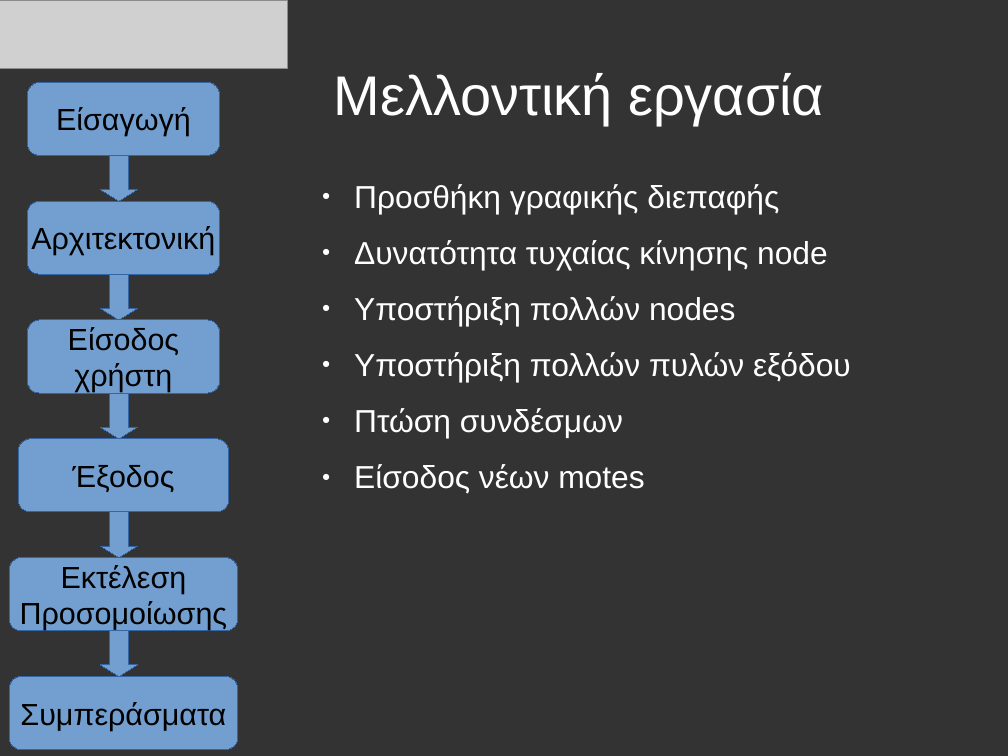
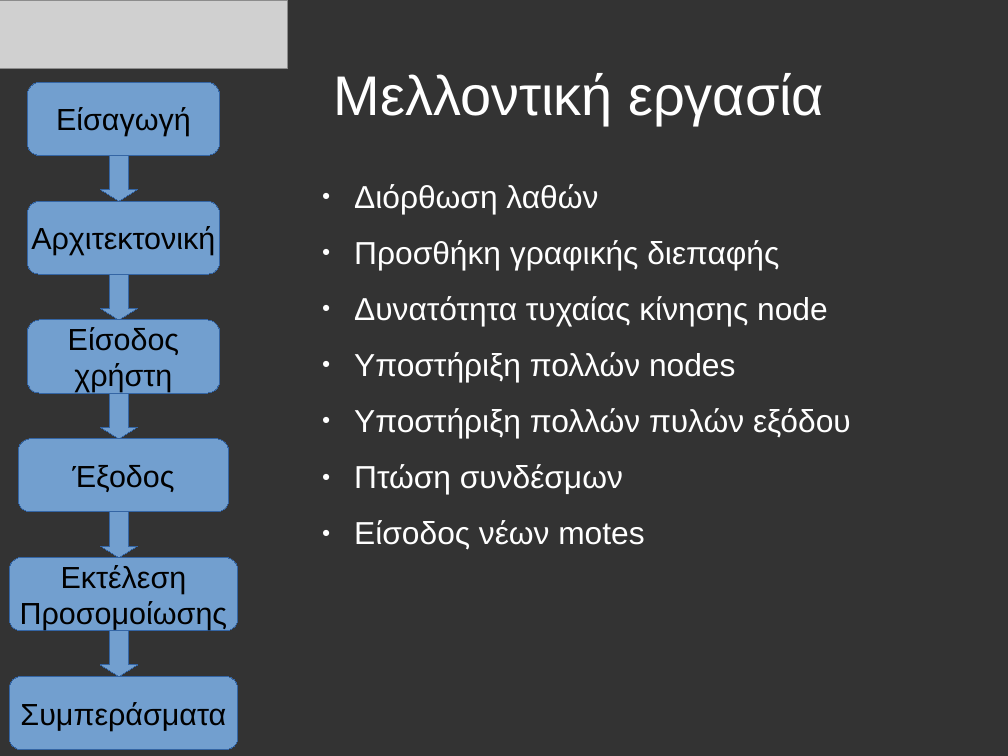
Before and after one commit to gpetrousov/WSN_simulator, a slide deck: slide 13 of presentation_GR.odp. Drawn at 1008x756 pixels with LibreOffice and Linux fonts; fonts in the diff are those of the drawing; grey boxes stand for pictures. Boxes give left, top, right and bottom in pixels: in the first picture for what was removed or moved away, otherwise in the second. Text is boxed around its words. In the diff, an @@ line names an element or a change of style, - is before the commit and + after.

```diff
--- a/presentation_GR.odp
+++ b/presentation_GR.odp
@@ text at box(354, 184, 598, 214): paragraph added @@
+● Διόρθωση λαθών
```
Also in this commit, not shown: 4 other files.
